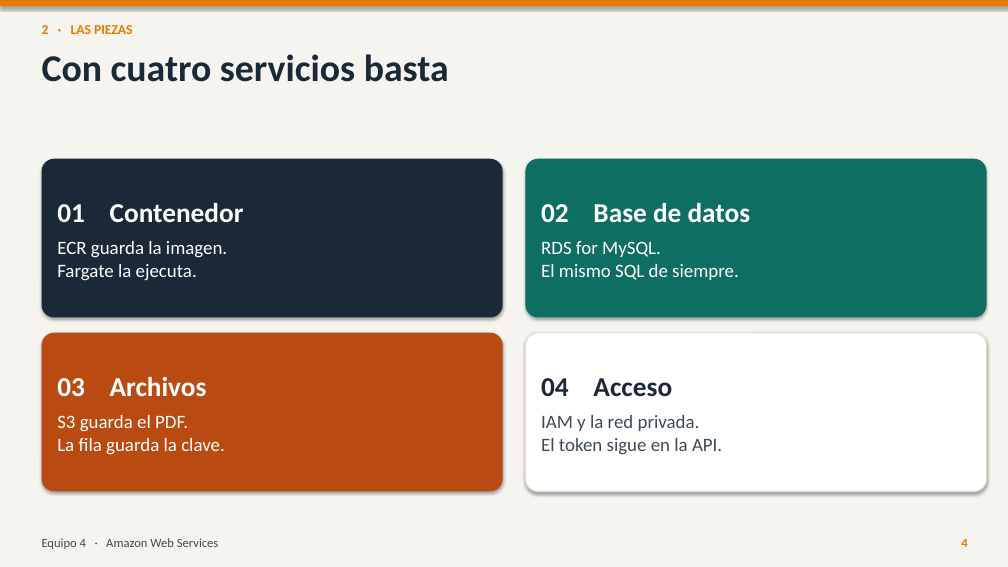
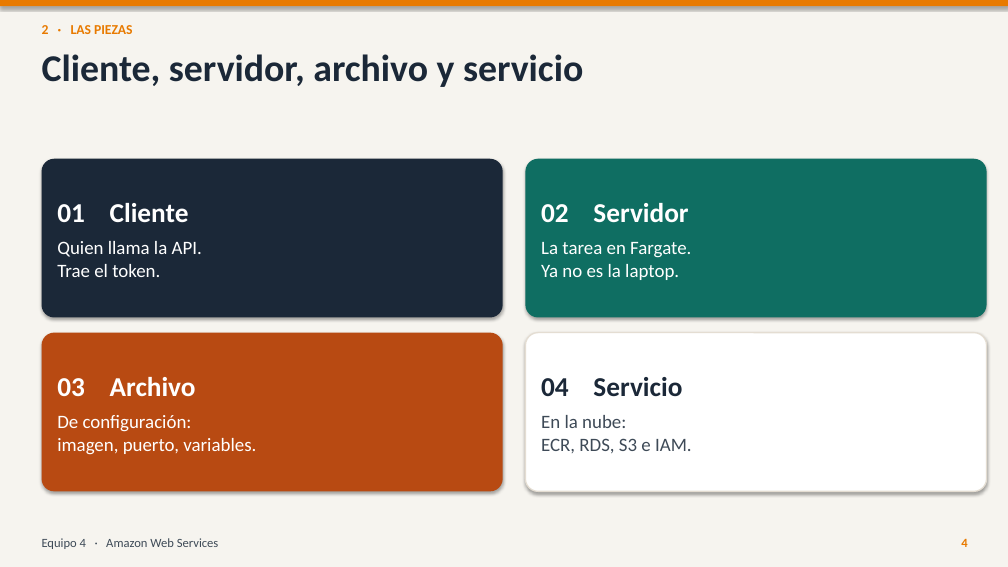
Before and after one commit to DavidAlonsoRomeroMedina/equipo4-aws, a slide deck: slide 4 of equipo4_aws_slides.pptx. Drawn at 1008x567 pixels with LibreOffice and Linux fonts; fonts in the diff are those of the drawing. Boxes give left, top, right and bottom in pixels: in the first picture for what was removed or moved away, otherwise in the second. Text is boxed around its words. In the diff, an @@ line names an element or a change of style, - is before the commit and + after.

```diff
--- a/equipo4_aws_slides.pptx
+++ b/equipo4_aws_slides.pptx
@@ text at <box>42,54,583,87</box>: text changed @@
-Con cuatro servicios basta
+Cliente, servidor, archivo y servicio
@@ text in rounded rectangle at <box>57,203,202,277</box>: text changed @@
-01 Contenedor
-ECR guarda la imagen.
-Fargate la ejecuta.
+01 Cliente
+Quien llama la API.
+Trae el token.
@@ text in rounded rectangle at <box>541,203,691,280</box>: text changed @@
-02 Base de datos
-RDS for MySQL.
-El mismo SQL de siempre.
+02 Servidor
+La tarea en Fargate.
+Ya no es la laptop.
@@ text in rounded rectangle at <box>57,377,256,455</box>: text changed @@
-03 Archivos
-S3 guarda el PDF.
-La fila guarda la clave.
+03 Archivo
+De configuración:
+imagen, puerto, variables.
@@ text in rounded rectangle at <box>541,377,692,453</box>: text changed @@
-04 Acceso
-IAM y la red privada.
-El token sigue en la API.
+04 Servicio
+En la nube:
+ECR, RDS, S3 e IAM.
```
Also in this commit, not shown: 3 other slides changed, 1 other file.
